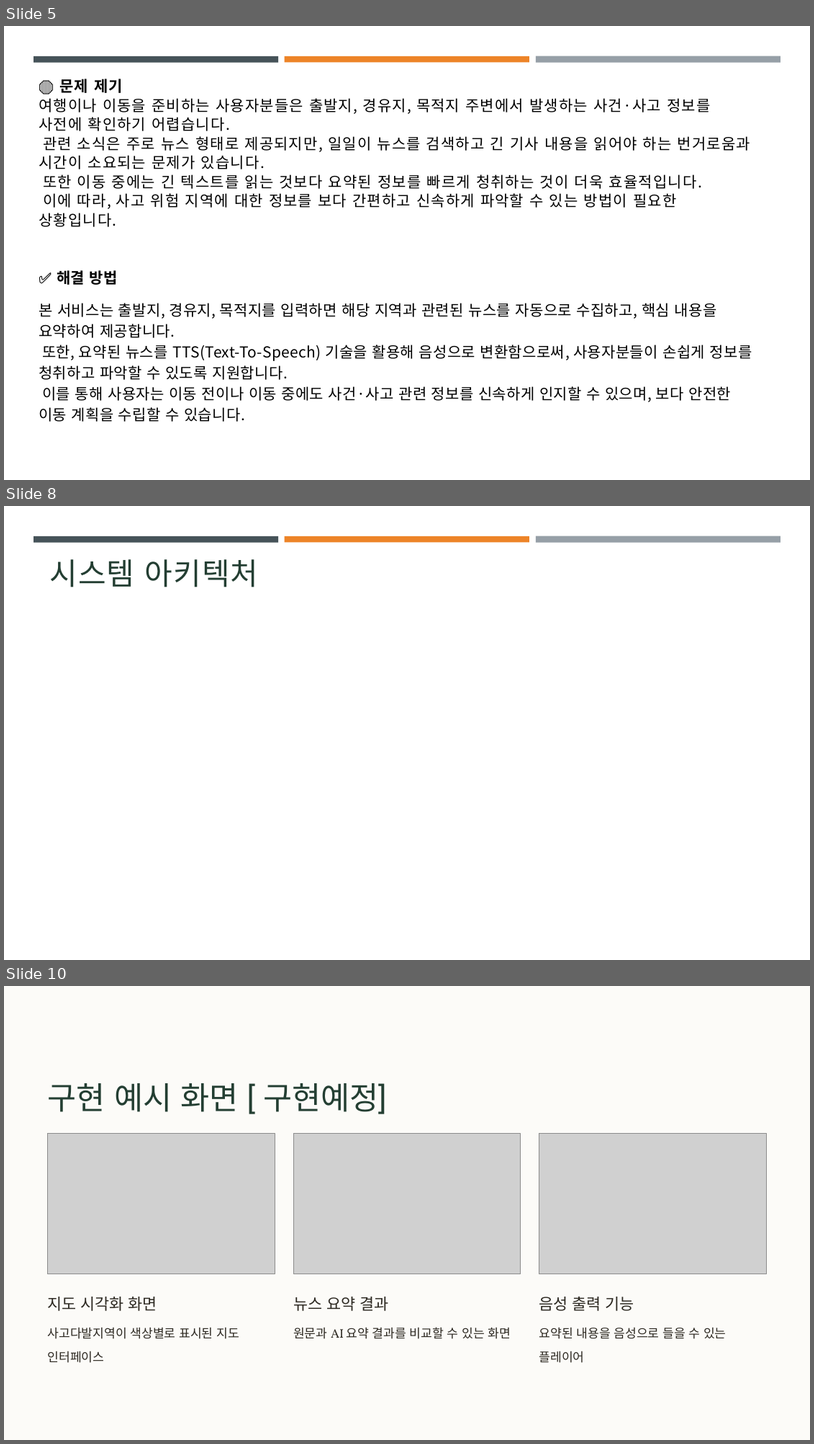
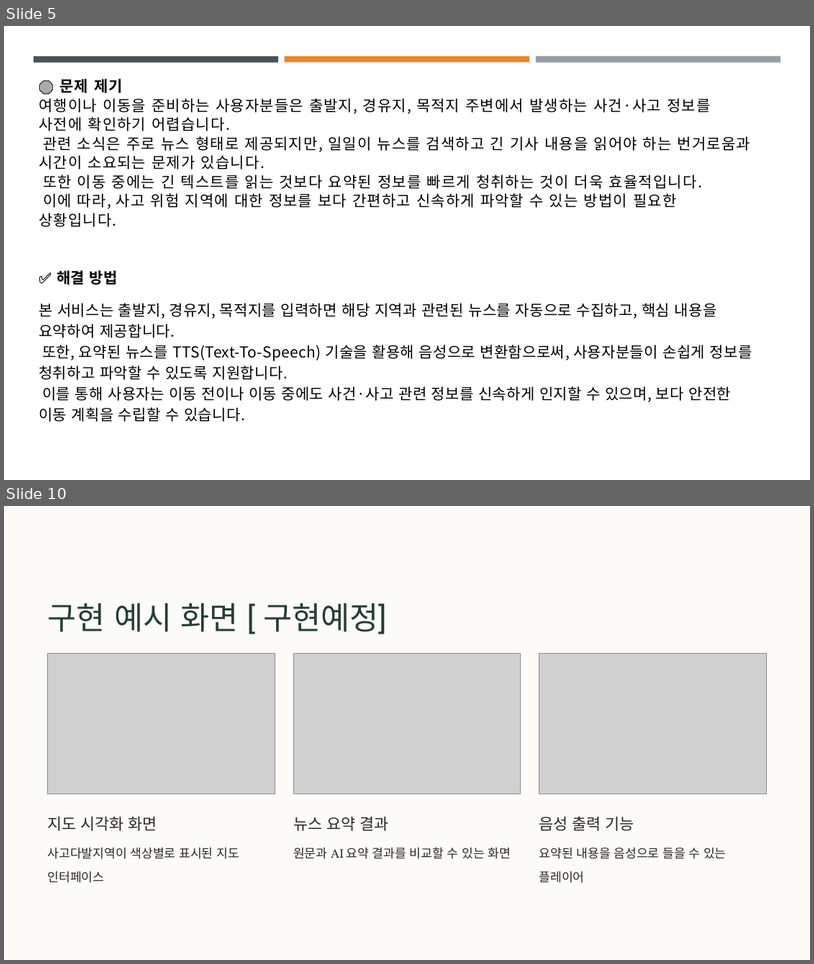
Before and after one commit to skn-ai14-250409/SKN14-1st-5Team, a slide deck: JeonJungKyu/2차수정본.pptx. Shown one above the other, each under a label of ours: slides 5, 8 and 10 before the commit, slides 5 and 10 after it; the slides between them are not shown. The pictures are 814x1444 and 814x964 pixels, drawn with LibreOffice and Linux fonts; fonts in the diff are those of the drawing; grey boxes stand for pictures; background and template pictures are left out. Boxes give left, top, right and bottom in pixels: in the first picture for what was removed or moved away, otherwise in the second. Text is boxed around its words. In the diff, an @@ line names an element or a change of style, - is before the commit and + after.

```diff
--- a/JeonJungKyu/2차수정본.pptx
+++ b/JeonJungKyu/2차수정본.pptx
@@ slide 8 removed at (4, 506, 810, 960), background #FFFFFF; not listed: 3 template elements that a slide beside it also shows @@
@@ title removed at (49, 559, 259, 587) @@
-시스템 아키텍처
```
Also in this commit, not shown: 6 slides changed, 1 slide added, 6 other files.
